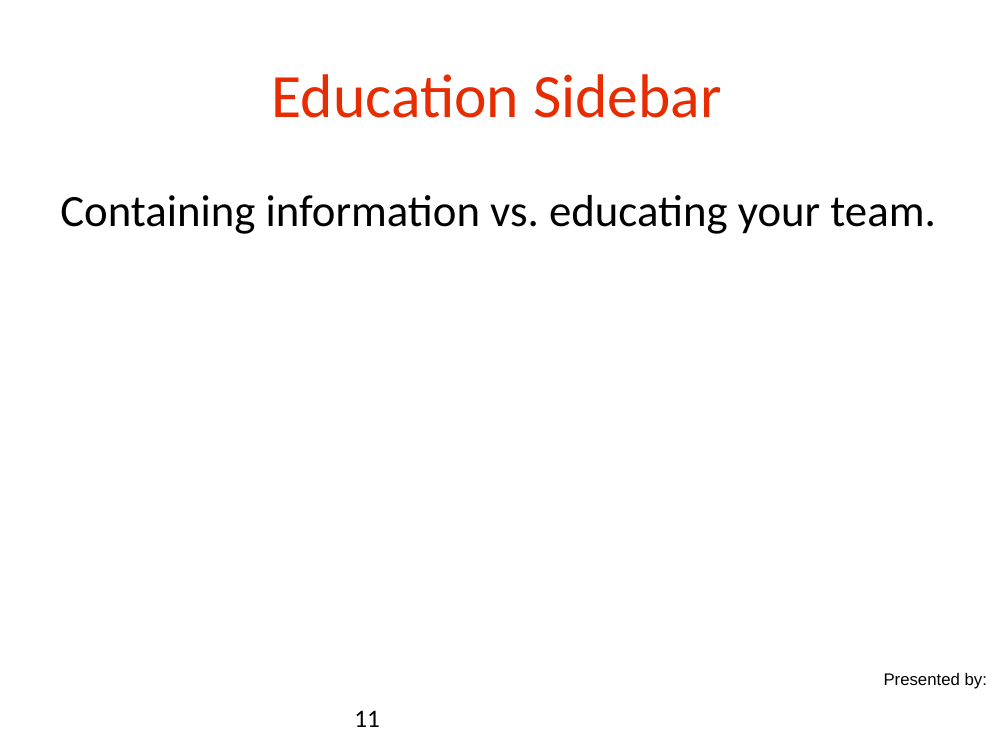
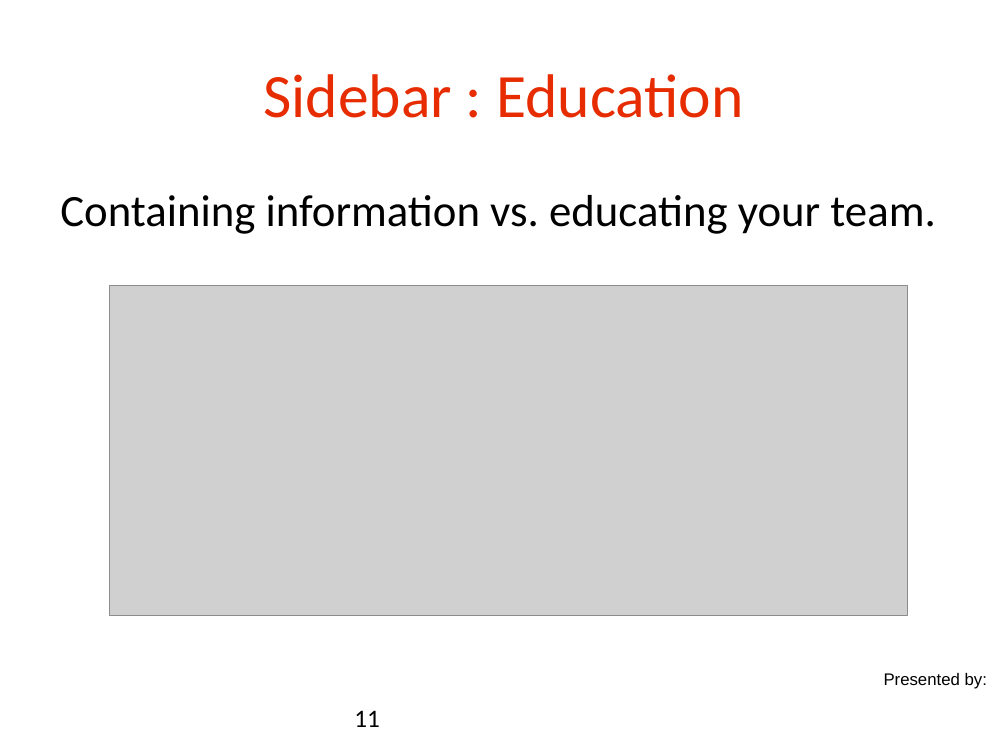
Before and after one commit to danielsomerfield/app-sec-presentation, a slide deck: slide 11 of AppSec Presentation Deck Day 5.ppt. Drawn at 1008x756 pixels with LibreOffice and Linux fonts; fonts in the diff are those of the drawing; grey boxes stand for pictures; background and template pictures are left out. Boxes give left, top, right and bottom in pixels: in the first picture for what was removed or moved away, otherwise in the second. Text is boxed around its words. In the diff, an @@ line names an element or a change of style, - is before the commit and + after.

```diff
--- a/AppSec Presentation Deck Day 5.ppt
+++ b/AppSec Presentation Deck Day 5.ppt
@@ title at [263, 74, 743, 118]: text changed @@
-Education Sidebar
+Sidebar : Education
@@ picture added at [109, 285, 907, 616] @@
```
Also in this commit, not shown: 11 other slides changed, 4 other files.
